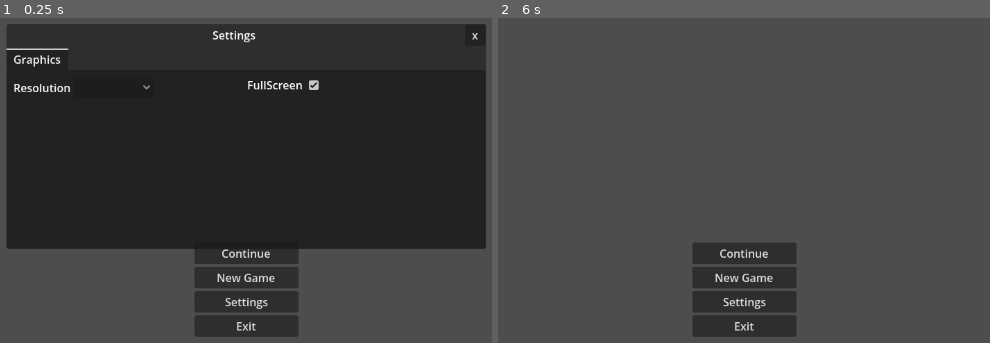
Above: before the commit, frames 1-2 (left to right).
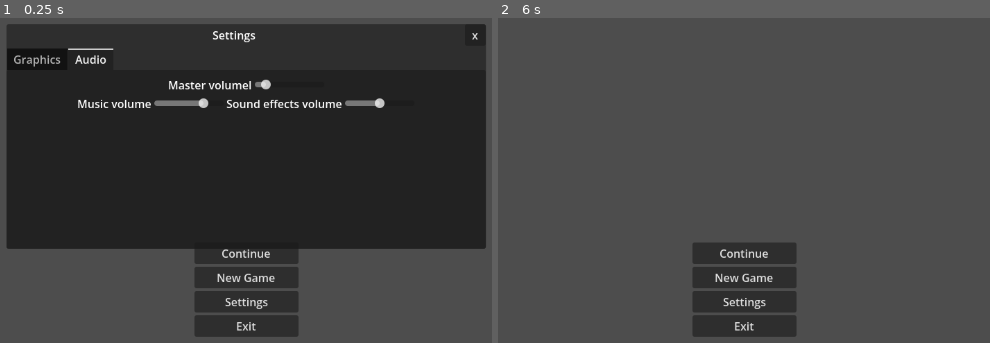
Above: after the commit, the same moments.

Repository: Kyndansky/Godot-Modular-Toolkit
Game: Godot game, scene res://main_menu.tscn
Two runs of this game, one before a commit and one after it. Both use one fixed random seed, a clock stepped at 60 frames per second and the inputs below.
Inputs:
- Up to frame 1 (0.25 s): no input
- Up to frame 2 (6 s): click "New Game" at 0.5 s; click "New Game" at 1.25 s; click "Continue" at 2 s; click "Continue" at 2.75 s; click "Continue" at 3.5 s; click "New Game" at 4.25 s; click "Settings" at 5 s; click "x" at 5.75 s

The runs differ from the first frame. In frame 1, 1.9% of the frame differs, in the area x 1-79%, y 9-28%; in frame 2, nothing differs.

Commit message:
(main menu) added ability to change volume based on a test settings file

Diff:
--- a/mechanics/main-menu/main_menu.gd
+++ b/mechanics/main-menu/main_menu.gd
@@ -2,7 +2,9 @@
 
 func _ready() -> void:
 	%FullscreenCheckbox.button_pressed=Settings.is_fullscreen
-
+	%MasterVolumeSlider.value=Settings.master_volume_level
+	%MusicVolumeSlider.value=Settings.music_volume_level
+	%SoundEffectsVolumeSlider.value=Settings.sound_effects_volume_level
 #gets called when one presses the button to close the settings menu
 func _on_close_button_pressed() -> void:
 	$SettingsPanel.visible=false
@@ -17,3 +19,15 @@
 		DisplayServer.window_set_mode(DisplayServer.WINDOW_MODE_FULLSCREEN)
 	else:
 		DisplayServer.window_set_mode(DisplayServer.WINDOW_MODE_WINDOWED)
+
+#gets called when one changes the value of the master volume slider
+func _on_master_volume_slider_value_changed(value: float) -> void:
+	Settings.master_volume_level=value
+
+#gets called when one changes the value of the music volume slider
+func _on_music_volume_slider_value_changed(value: float) -> void:
+	Settings.music_volume_level=value
+
+#gets called when one changes the value of the sound effects volume slider
+func _on_sound_effects_volume_slider_value_changed(value: float) -> void:
+	Settings.sound_effects_volume_level=value
--- a/mechanics/main-menu/main_menu.tscn
+++ b/mechanics/main-menu/main_menu.tscn
@@ -74,10 +74,12 @@
 size_flags_horizontal = 3
 size_flags_vertical = 3
 theme_override_constants/side_margin = 0
-current_tab = 0
+current_tab = 1
 tab_0/title = "Graphics"
+tab_1/title = "Audio"
 
 [node name="GraphicsSettings" type="MarginContainer" parent="SettingsPanel/VBoxContainer/SettingsTabContainer" unique_id=1778895337]
+visible = false
 layout_direction = 2
 layout_mode = 2
 theme_override_constants/margin_left = 10
@@ -122,6 +124,75 @@
 unique_name_in_owner = true
 layout_mode = 2
 
+[node name="AudioSettings" type="MarginContainer" parent="SettingsPanel/VBoxContainer/SettingsTabContainer" unique_id=239992223]
+layout_direction = 2
+layout_mode = 2
+theme_override_constants/margin_left = 10
+theme_override_constants/margin_top = 10
+theme_override_constants/margin_right = 10
+theme_override_constants/margin_bottom = 10
+metadata/_tab_index = 1
+metadata/_tab_name = "Audio"
+
+[node name="VBoxContainer" type="VBoxContainer" parent="SettingsPanel/VBoxContainer/SettingsTabContainer/AudioSettings" unique_id=521966094]
+layout_mode = 2
+
+[node name="HBoxContainer" type="HBoxContainer" parent="SettingsPanel/VBoxContainer/SettingsTabContainer/AudioSettings/VBoxContainer" unique_id=426917219]
+layout_mode = 2
+size_flags_horizontal = 4
+
+[node name="MasterVolumeLabel" type="Label" parent="SettingsPanel/VBoxContainer/SettingsTabContainer/AudioSettings/VBoxContainer/HBoxContainer" unique_id=1545483126]
+layout_mode = 2
+text = "Master volumel"
+
+[node name="MasterVolumeSlider" type="HSlider" parent="SettingsPanel/VBoxContainer/SettingsTabContainer/AudioSettings/VBoxContainer/HBoxContainer" unique_id=866855959]
+unique_name_in_owner = true
+custom_minimum_size = Vector2(100, 0)
+layout_mode = 2
+size_flags_horizontal = 3
+size_flags_vertical = 4
+
+[node name="HBoxContainer2" type="HBoxContainer" parent="SettingsPanel/VBoxContainer/SettingsTabContainer/AudioSettings/VBoxContainer" unique_id=1202532156]
+layout_mode = 2
+size_flags_horizontal = 4
+
+[node name="VBoxContainer" type="VBoxContainer" parent="SettingsPanel/VBoxContainer/SettingsTabContainer/AudioSettings/VBoxContainer/HBoxContainer2" unique_id=184567067]
+layout_mode = 2
+
+[node name="HBoxContainer" type="HBoxContainer" parent="SettingsPanel/VBoxContainer/SettingsTabContainer/AudioSettings/VBoxContainer/HBoxContainer2/VBoxContainer" unique_id=1448969329]
+layout_mode = 2
+
+[node name="MusicVolumeLabel" type="Label" parent="SettingsPanel/VBoxContainer/SettingsTabContainer/AudioSettings/VBoxContainer/HBoxContainer2/VBoxContainer/HBoxContainer" unique_id=2079169754]
+layout_mode = 2
+text = "Music volume"
+
+[node name="MusicVolumeSlider" type="HSlider" parent="SettingsPanel/VBoxContainer/SettingsTabContainer/AudioSettings/VBoxContainer/HBoxContainer2/VBoxContainer/HBoxContainer" unique_id=2079103405]
+unique_name_in_owner = true
+custom_minimum_size = Vector2(100, 0)
+layout_mode = 2
+size_flags_horizontal = 3
+size_flags_vertical = 4
+
+[node name="VBoxContainer2" type="VBoxContainer" parent="SettingsPanel/VBoxContainer/SettingsTabContainer/AudioSettings/VBoxContainer/HBoxContainer2" unique_id=1475250250]
+layout_mode = 2
+
+[node name="HBoxContainer" type="HBoxContainer" parent="SettingsPanel/VBoxContainer/SettingsTabContainer/AudioSettings/VBoxContainer/HBoxContainer2/VBoxContainer2" unique_id=1886508492]
+layout_mode = 2
+
+[node name="SoundEffectsVolumeLabel" type="Label" parent="SettingsPanel/VBoxContainer/SettingsTabContainer/AudioSettings/VBoxContainer/HBoxContainer2/VBoxContainer2/HBoxContainer" unique_id=1051613519]
+layout_mode = 2
+text = "Sound effects volume"
+
+[node name="SoundEffectsVolumeSlider" type="HSlider" parent="SettingsPanel/VBoxContainer/SettingsTabContainer/AudioSettings/VBoxContainer/HBoxContainer2/VBoxContainer2/HBoxContainer" unique_id=1842913019]
+unique_name_in_owner = true
+custom_minimum_size = Vector2(100, 0)
+layout_mode = 2
+size_flags_horizontal = 3
+size_flags_vertical = 4
+
 [connection signal="pressed" from="OptionsContainer/ExitButton" to="." method="_on_exit_button_pressed"]
 [connection signal="pressed" from="SettingsPanel/VBoxContainer/HBoxContainer2/CloseButton" to="." method="_on_close_button_pressed"]
 [connection signal="toggled" from="SettingsPanel/VBoxContainer/SettingsTabContainer/GraphicsSettings/HBoxContainer/Column2Container/FullScreen/FullscreenCheckbox" to="." method="_on_fullscreen_check_box_toggled"]
+[connection signal="value_changed" from="SettingsPanel/VBoxContainer/SettingsTabContainer/AudioSettings/VBoxContainer/HBoxContainer/MasterVolumeSlider" to="." method="_on_master_volume_slider_value_changed"]
+[connection signal="value_changed" from="SettingsPanel/VBoxContainer/SettingsTabContainer/AudioSettings/VBoxContainer/HBoxContainer2/VBoxContainer/HBoxContainer/MusicVolumeSlider" to="." method="_on_music_volume_slider_value_changed"]
+[connection signal="value_changed" from="SettingsPanel/VBoxContainer/SettingsTabContainer/AudioSettings/VBoxContainer/HBoxContainer2/VBoxContainer2/HBoxContainer/SoundEffectsVolumeSlider" to="." method="_on_sound_effects_volume_slider_value_changed"]
--- a/mechanics/main-menu/settings.gd
+++ b/mechanics/main-menu/settings.gd
@@ -2,6 +2,8 @@
 
 enum Resolution { LOW, MID, HIGH }
 #TODO: add resolution handling
-var volume_level:int=100
+var master_volume_level:float=10.0
+var music_volume_level:float=75.0
+var sound_effects_volume_level:float=50.0
 
-var is_fullscreen=true;
+var is_fullscreen=false;
